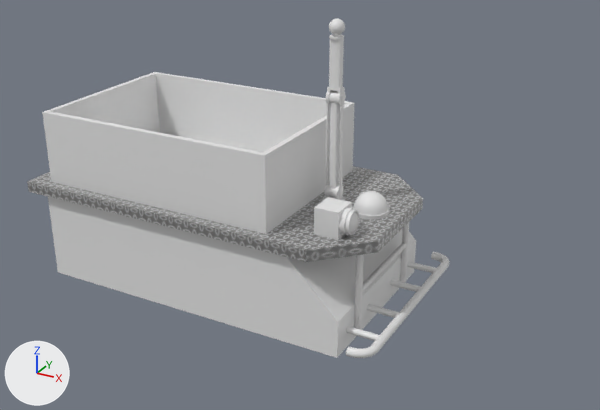
The Blender file Assets/Meshes/Robot/Robot.blend: old version first, new version second.
Both versions are drawn from a camera (50 mm lens) standing at (2.37, -3.55, 2.29) and looking at (0.46, -0.07, 0.55). Lighting does not change. The marker at lower left points along +X, +Y and +Z.

The scene before the commit, as lines of its bpy script (objects in view):
```python
ob_armbase = bpy.data.objects.new('ArmBase', me_cylinder_001)
ob_armbase.location = (0.62, 0.0, 0.56)
ob_articulatedarm = bpy.data.objects.new('ArticulatedArm', me_cylinder_002)
ob_articulatedarm.location = (0.62, 0.0, 1.13)
ob_body = bpy.data.objects.new('Body', me_cube_004)
ob_body.location = (0.0, 0.0, 0.0)
ob_cameradome = bpy.data.objects.new('CameraDome', me_cylinder_007)
ob_cameradome.location = (0.83, 0.0, 0.56)
ob_cube = bpy.data.objects.new('Cube', me_cube_006)
ob_cube.location = (0.0, 0.0, 0.0)
ob_grabber = bpy.data.objects.new('Grabber', me_cylinder_005)
ob_grabber.location = (0.62, 0.0, 1.422)
ob_light = bpy.data.objects.new('Light', me_cylinder_006)
ob_light.location = (0.78, -0.3, 0.63)
ob_rotatingbasearm = bpy.data.objects.new('RotatingBaseArm', me_cube_002)
ob_rotatingbasearm.location = (0.62, 0.0, 0.63)
ob_truck = bpy.data.objects.new('Truck', me_cube_005)
ob_truck.location = (0.0, 0.0, 0.56)
```
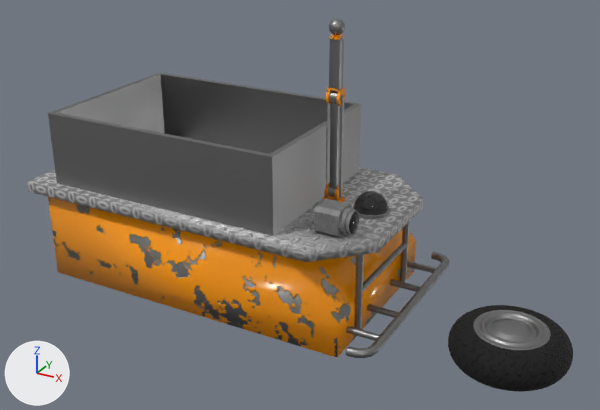
Location of each change, (x1, y1, x2, y2) in pixels of the pictures (600 x 410 px):
'Body', surface changed (grey to orange)
    both: (27, 166, 423, 358)
'Truck', recoloured, moved
    before: (42, 72, 355, 234)
    after: (48, 73, 361, 236)
'Platform', added
    after: (27, 167, 423, 262)
'Tire', added
    after: (448, 305, 573, 392)
'HubCap', added
    after: (473, 310, 551, 350)
'RotatingBaseArm', recoloured
    both: (326, 90, 344, 198)
'Light', reshaped (9% shorter)
    before: (314, 197, 359, 240)
    after: (314, 199, 359, 238)
'Supports', added
    after: (354, 222, 409, 329)
'ArticulatedArm', surface changed
    both: (326, 39, 346, 106)
'Grabber', surface changed
    both: (329, 19, 345, 40)
'ArmBase', surface changed
    both: (323, 183, 345, 203)
part 1 of me_cylinder_005, recoloured (white to grey)
    both: (329, 19, 345, 35)
part 2 of me_cylinder_005, recoloured
    both: (329, 34, 344, 40)
part 3 of me_cylinder_006, rebuilt (9% shorter)
    before: (314, 197, 352, 240)
    after: (314, 199, 352, 238)
part 4 of me_cylinder_006, recoloured (white to grey)
    both: (339, 207, 359, 236)
part 5 of me_cylinder_006, recoloured
    both: (349, 212, 358, 233)
part 6 of me_cube_004, deleted
    before: (354, 254, 364, 329)
part 7 of me_cube_004, deleted
    before: (362, 243, 407, 292)
part 8 of me_cube_004, deleted
    before: (400, 222, 409, 282)
part 9 of me_cube_004, deleted
    before: (27, 166, 423, 262)
part 10 of me_cube_006, recoloured
    both: (346, 251, 450, 358)

Diff of the bpy script that builds the scene:
```diff
--- a/Assets/Meshes/Robot/Robot.blend.py
+++ b/Assets/Meshes/Robot/Robot.blend.py
@@ mat_body @@
 mat_body = bpy.data.materials.new('Body')
-# nodes: BsdfPrincipled, OutputMaterial
+# nodes: BsdfPrincipled, Mapping, NormalMap, OutputMaterial, SeparateColor, TexImage x3, UVMap
+# uses the picture img_paintedmetal_albedo_png
+# uses the picture img_paintedmetal_normal_png
+# uses the picture img_paintedmetal_orm_png
@@ mat_steel @@
+mat_steel = bpy.data.materials.new('Steel')
+# colours: grey #919191
+# uses the picture img_polishedmetal_orm_png
@@ mat_damagedplastic @@
+mat_damagedplastic = bpy.data.materials.new('DamagedPlastic')
+# colours: grey #848484
+# uses the picture img_damagedplastic_albedo_png
+# uses the picture img_damagedplastic_normal_png
+# uses the picture img_damagedplastic_orm_png
@@ mat_glass @@
+mat_glass = principled_material('Glass')
+mat_glass.base_color = (0.00424, 0.00424, 0.00424)  # black #0e0e0e
+mat_glass.roughness = 0.0591
@@ mat_tire @@
+mat_tire = bpy.data.materials.new('Tire')
+# colours: black #080808
+# uses the picture img_rubbertire_normal_png
@@ me_cube_006 @@
-me_cube_006.from_pydata(...)  # 352 vertices, 261 faces; spans x 0.883..1.107, y 0.0..0.582, z 0.078..0.122
+me_cube_006.from_pydata(...)  # 352 vertices, 257 faces; spans x 0.883..1.107, y 0.0..0.582, z 0.078..0.122
+# me_cube_006 part 10: 257 faces spanning x 0.883..1.107, y 0.0..0.582, z 0.078..0.122 switch from no material to mat_steel
@@ me_cube_002 @@
 me_cube_002.from_pydata(...)  # 200 vertices, 110 faces; spans x -0.044..0.044, y -0.031..0.031, z -0.031..0.531
+me_cube_002.materials.append(mat_steel)
@@ me_cylinder_005 @@
-me_cylinder_005.from_pydata(...)  # 610 vertices, 580 faces; spans x -0.0388..0.0388, y -0.0388..0.0388, z 0.0..0.0918
+me_cylinder_005.from_pydata(...)  # 610 vertices, 578 faces; spans x -0.0388..0.0388, y -0.0388..0.0388, z 0.0..0.0918
+# me_cylinder_005 part 1: 512 faces spanning x -0.0388..0.0388, y -0.0388..0.0388, z 0.0142..0.0918 switch from no material to mat_steel
+# me_cylinder_005 part 2: 66 faces spanning x -0.0354..0.0354, y -0.0354..0.0354, z 0.0..0.02 switch from no material to mat_body
@@ me_cylinder_006 @@
-me_cylinder_006.from_pydata(...)  # 392 vertices, 360 faces; spans x -0.08..0.106, y -0.07..0.07, z -0.07..0.07
+me_cylinder_006.from_pydata(...)  # 400 vertices, 363 faces; spans x -0.08..0.106, y -0.07..0.07, z -0.07..0.07
+# me_cylinder_006 part 3: the loose piece of 8 vertices spanning x -0.08..0.05, y -0.07..0.07, z -0.07..0.07 is rebuilt with 16 vertices and now spans x -0.08..0.05, y -0.07..0.07, z -0.07..0.07, in mat_damagedplastic
+# me_cylinder_006 part 4: 192 faces spanning x -0.023..0.096, y -0.066..0.066, z -0.066..0.066 switch from no material to mat_damagedplastic
+# me_cylinder_006 part 5: 161 faces spanning x 0.091..0.106, y -0.052..0.052, z -0.052..0.052 switch from no material to mat_glass (black #0e0e0e)
@@ me_cube_004 @@
 me_cube_004.from_pydata(...)  # 214 vertices, 117 faces; spans x -1.0..1.0, y -0.54..0.54, z 0.0..0.56
+# me_cube_004 part 6: the loose piece of 64 vertices spanning x 0.9..0.93, y -0.32..-0.28, z 0.04..0.5 is deleted
+# me_cube_004 part 7: the loose piece of 64 vertices spanning x 0.9..0.93, y -0.3..0.29, z 0.25..0.29 is deleted
+# me_cube_004 part 8: the loose piece of 64 vertices spanning x 0.9..0.93, y 0.27..0.31, z 0.04..0.5 is deleted
+# me_cube_004 part 9: the loose piece of 12 vertices spanning x -1.0..1.0, y -0.54..0.54, z 0.5..0.56 is deleted
 me_cube_004.materials.append(mat_body)
-me_cube_004.materials.append(mat_platform)
@@ me_cube_005 @@
 me_cube_005.from_pydata(...)  # 16 vertices, 13 faces; spans x -0.88..0.5, y -0.48..0.48, z 0.0..0.4
+me_cube_005.materials.append(mat_steel)
@@ ob_truck @@
 ob_truck = bpy.data.objects.new('Truck', me_cube_005)
-ob_truck.location = (0.0, 0.0, 0.56)
+ob_truck.location = (0.04, 0.0, 0.56)
@@ ob_hubcap @@
+ob_hubcap = bpy.data.objects.new('HubCap', me_circle)  # 736 vertices, 705 faces; spans x -0.188..0.188, y -0.188..0.188, z 0.088..0.114; modifiers MIRROR
+ob_hubcap.location = (1.6, 0.0, 0.0)
@@ ob_tire @@
+ob_tire = bpy.data.objects.new('Tire', me_torus)  # 1216 vertices, 1152 faces; spans x -0.3..0.3, y -0.3..0.3, z -0.1..0.1
+ob_tire.location = (1.6, 0.0, 0.0)
@@ ob_supports @@
+ob_supports = bpy.data.objects.new('Supports', me_cube_003)  # 192 vertices, 102 faces; spans x 0.895..0.931, y -0.318..0.308, z 0.04..0.5
+ob_supports.location = (0.0, 0.0, 0.0)
@@ ob_platform @@
+ob_platform = bpy.data.objects.new('Platform', me_cube_001)  # 12 vertices, 8 faces; spans x -1.0..1.0, y -0.54..0.54, z 0.5..0.56
+ob_platform.location = (0.0, 0.0, 0.0)
```
